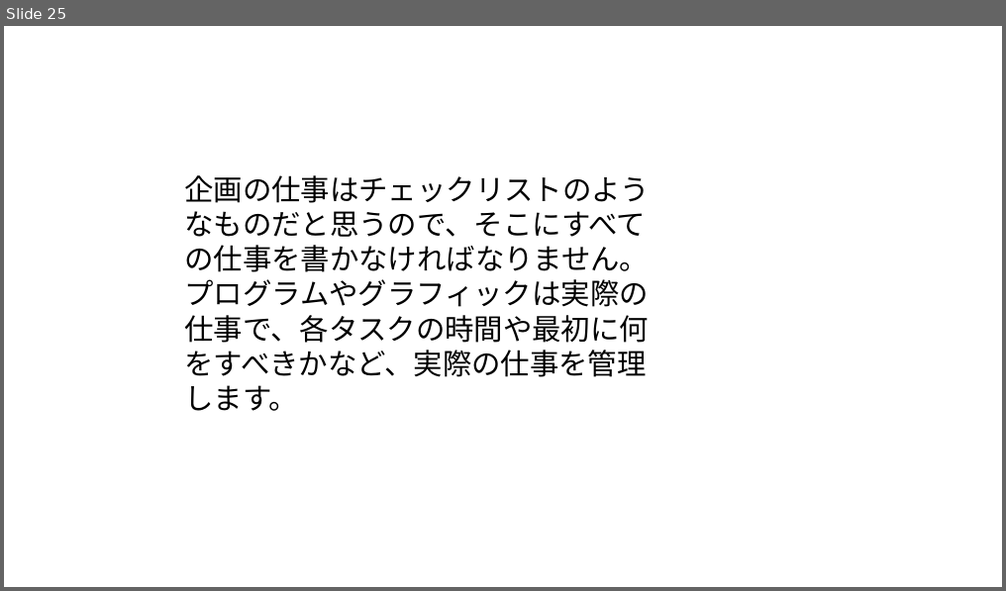
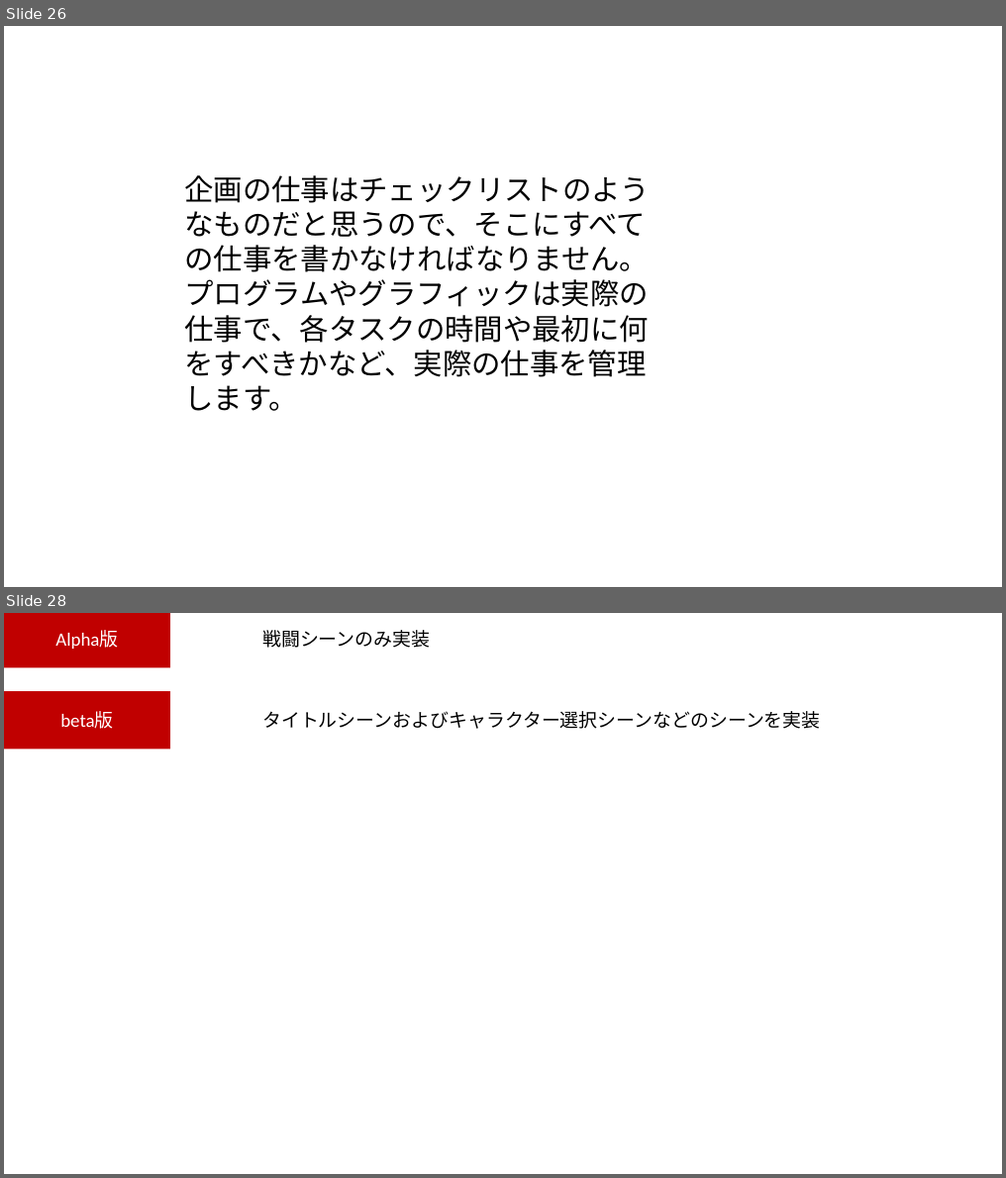
Before and after one commit to kawanami1022/2.5DActionGameProject, a slide deck: すみませんASOゲームショウまでに間に合いませんでした.pptx. Shown one above the other, each under a label of ours: slide 25 before the commit, slides 26 and 28 after it; the slides between them are not shown. The pictures are 1006x591 and 1006x1178 pixels, drawn with LibreOffice and Linux fonts; fonts in the diff are those of the drawing. Boxes give left, top, right and bottom in pixels: in the first picture for what was removed or moved away, otherwise in the second. Text is boxed around its words. In the diff, an @@ line names an element or a change of style, - is before the commit and + after.

```diff
--- a/すみませんASOゲームショウまでに間に合いませんでした.pptx
+++ b/すみませんASOゲームショウまでに間に合いませんでした.pptx
@@ slide 28 added at [4,613,1002,1174], background #FFFFFF @@
@@ rectangle added at [4,613,170,667], fill #C00000, 18 pt, text #FFFFFF @@
+Alpha版
@@ text added at [262,630,430,648], 18 pt, text #000000 @@
+戦闘シーンのみ実装
@@ rectangle added at [4,691,170,750], fill #C00000, 18 pt, text #FFFFFF @@
+beta版
@@ text added at [262,711,820,729], 18 pt, text #000000 @@
+タイトルシーンおよびキャラクター選択シーンなどのシーンを実装
@@ what was slide 25 is now slide 26 @@
```
Also in this commit, not shown: 4 slides changed, 6 other slides added, 1 slide removed.
